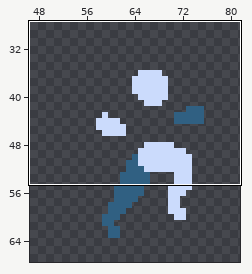
A pixel-art file gets an edit: Assets/Resources/Sprites/player/player.aseprite. The picture above shows the old version from afar; the outline marks the close-up.
Close-up. Old version:
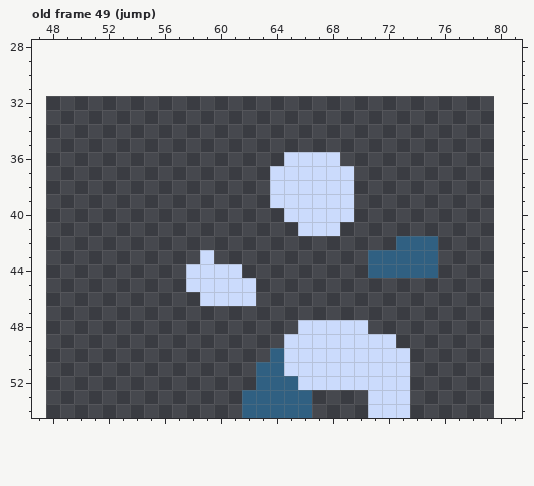
32x32 pixels, 55 frames. Shown: old frame 49 (jump): x 47..81, y 28..54. The old version is drawn lined up with the new one, on the new canvas. The wide view leaves out empty margins. The commit also changed other frames or places, which this record leaves out.
And afterwards:
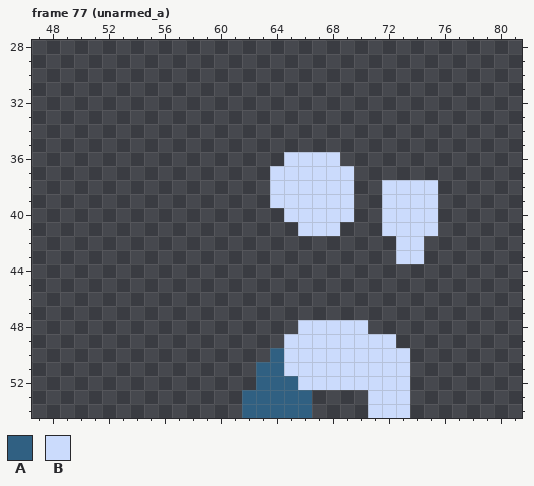
Palette (. is transparent): A #306082  B #cbdbfc
A new or re-ordered frame is compared with the old frame closest to it.
The commit says: unarmed attacks skeleton and jump arcs
Diff:
canvas 32x32 -> 128x96, the old top-left corner now at 48,32
frames 55 -> 91
Changed rows in their new state; - is an unchanged pixel.
Frame 77 (unarmed_a) is new; against old frame 49 (jump):
first column x 58:
38 --------------BBBB
39 --------------BBBB
40 --------------BBBB
41 --------------BBBB
42 ---------------BB.
43 -.-----------..BB.
44 ....---------.....
45 .....-------------
46 -....-------------
Boxes around the changes in both close-ups, in picture pixels (x1, y1, x2, y2):
changed: (368, 180, 438, 278)
erased: (186, 250, 256, 306)
